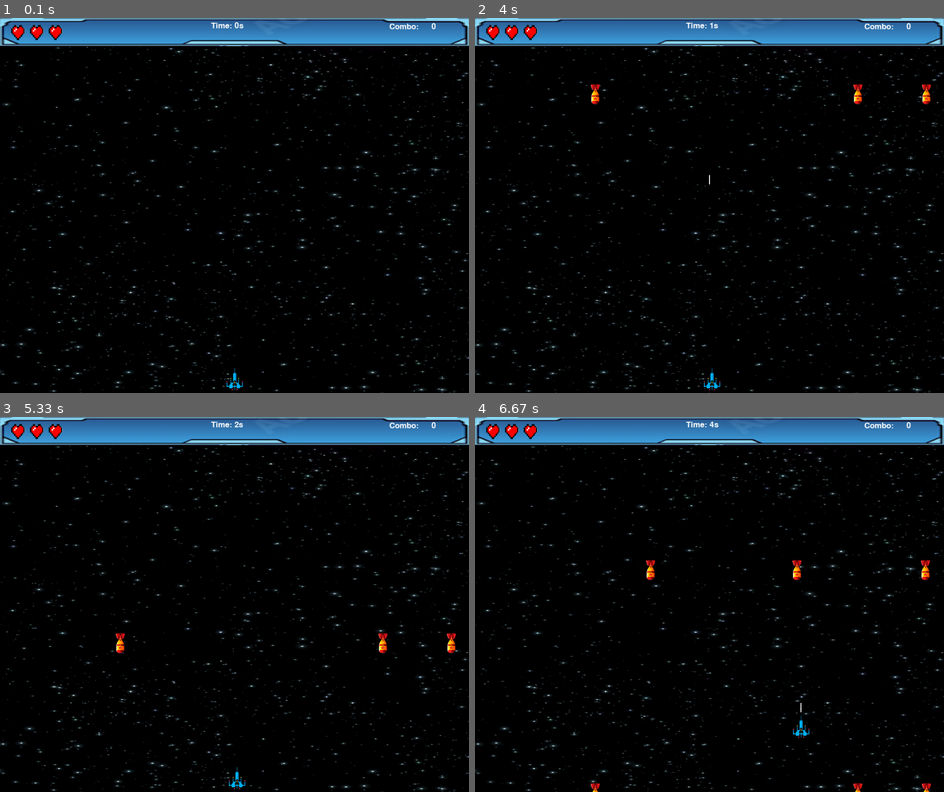
Above: before the commit, frames 1-4 (two rows, left to right).
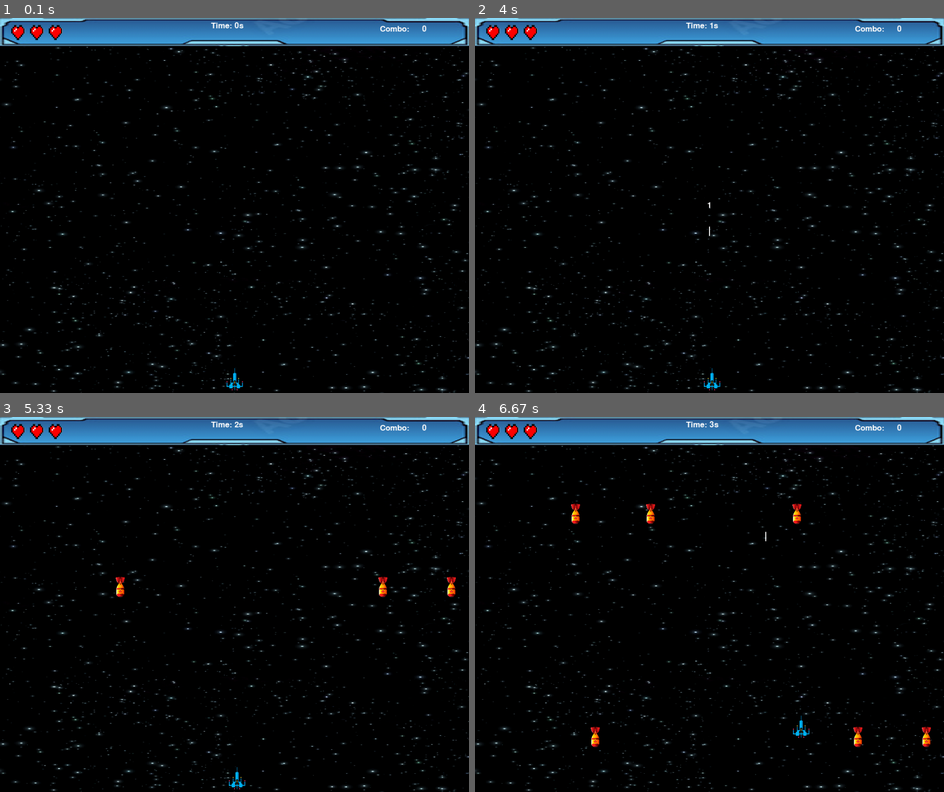
Above: after the commit, the same moments.

Repository: dimitar-st-atanasov/pygame_space_survivor
Game: pygame game, started from main.py
Two runs of this game, one before a commit and one after it. Both use one fixed random seed, a clock stepped at 60 frames per second and the inputs below.
Inputs:
- Up to frame 1 (0.1 s): no input
- Up to frame 2 (4 s): tap Space at 0.33, 0.73, 1.03, 1.23, 1.53 s; hold Esc 0.67-1.13 s; hold Right 0.67-1.13 s; hold P 1.17-1.63 s; hold Right 1.17-1.63 s
- Up to frame 3 (5.33 s): no input
- Up to frame 4 (6.67 s): hold Up 5.4-5.87 s; tap Space at 5.47, 5.77, 5.97, 6.27, 6.63 s; hold Right 5.9-6.53 s; hold Down from 6.57 s (still down)

The runs differ from the first frame. In frame 1, 0.1% of the frame differs, in the area x 81-93%, y 1-4%; in frame 2, 0.4%; in frame 3, 0.6%; in frame 4, 1.0%, in the area x 20-98%, y 1-100%.

Commit message:
Add sounds and generate missiles at least 2 * MISSILE_WIDTH from each other

Diff:
--- a/main.py
+++ b/main.py
@@ -2,6 +2,8 @@
 import time
 import random
 pygame.font.init()
+pygame.mixer.init()
+from pygame.locals import *
 
 # Screen dimensions
 WIDTH, HEIGHT = 1000, 800
@@ -32,7 +34,7 @@
 
 PLAYER_VEL = 5
 MISSILE_VEL = 4
-LASER_VEL = 10
+LASER_VEL = 15
 EXTRA_LIVE_HEART_VEL = 3
 
 MISSILE_WIDTH = 20
@@ -50,10 +52,59 @@
 play_again_text = FONT.render("Play again?", 1, "white")
 yes_text = FONT.render("Yes -> Press Enter", 1, "white")
 no_text = FONT.render("No -> Press Esc", 1, "white")
-pause_text = FONT.render("Pause -> Press 'P' or Esc to resume the game", 1, "white")
+pause_text = FONT.render("Pause -> Press 'P' to resume the game or Esc to quit", 1, "white")
 one_text = FONT.render("1", 1, "white")
 two_text = FONT.render("2", 1, "white")
 three_text = FONT.render("3", 1, "white")
+
+# Initialize mixer with enough channels
+pygame.mixer.set_num_channels(13)
+
+# Assign channels for different sounds
+SHOOT_SINGLE_CHANNEL = pygame.mixer.Channel(0)
+SHOOT_DOUBLE_CHANNEL = pygame.mixer.Channel(1)
+DESTROY_MISSILE_CHANNEL = pygame.mixer.Channel(2)
+GETTING_HIT_CHANNEL = pygame.mixer.Channel(3)
+COLLECT_HEART_CHANNEL = pygame.mixer.Channel(4)
+ACTIVATE_SHIELD_CHANNEL = pygame.mixer.Channel(5)
+DEACTIVATE_SHIELD_CHANNEL = pygame.mixer.Channel(6)
+COUNTDOWN_CHANNEL = pygame.mixer.Channel(7)
+COLLECT_POINTS_CHANNEL = pygame.mixer.Channel(8)
+GAME_OVER_CHANNEL = pygame.mixer.Channel(9)
+UPGRADE_CHANNEL = pygame.mixer.Channel(10)
+GENERATE_HEART_CHANNEL = pygame.mixer.Channel(10)
+MENU_SONG_CHANNEL = pygame.mixer.Channel(11)
+
+# Load Sounds
+shoot_single_sound = pygame.mixer.Sound("resources/sounds/shoot_single.mp3")
+shoot_double_sound = pygame.mixer.Sound("resources/sounds/shoot_double.mp3")
+destroy_missile_sound = pygame.mixer.Sound("resources/sounds/destroy_missile.wav")
+getting_hit_sound = pygame.mixer.Sound("resources/sounds/getting_hit.wav")
+collect_heart_sound = pygame.mixer.Sound("resources/sounds/collect_heart.mp3")
+activate_shield_sound = pygame.mixer.Sound("resources/sounds/activate_shield.wav")
+deactivate_shield_sound = pygame.mixer.Sound("resources/sounds/deactivate_shield.wav")
+countdown_sound = pygame.mixer.Sound("resources/sounds/countdown.wav")
+collect_points_sound = pygame.mixer.Sound("resources/sounds/collect_points.wav")
+game_over_sound = pygame.mixer.Sound("resources/sounds/game_over.wav")
+upgrade_sound = pygame.mixer.Sound("resources/sounds/upgrade.wav")
+generate_heart_sound = pygame.mixer.Sound("resources/sounds/generate_heart.wav")
+menu_song = pygame.mixer.Sound("resources/sounds/menu_song.wav")
+
+# Adjust Volume (Optional)
+shoot_single_sound.set_volume(0.2)
+shoot_double_sound.set_volume(0.2)
+destroy_missile_sound.set_volume(1.0)
+getting_hit_sound.set_volume(1.0)
+collect_heart_sound.set_volume(1.0)
+activate_shield_sound.set_volume(0.8)
+deactivate_shield_sound.set_volume(1.0)
+countdown_sound.set_volume(1.0)
+collect_points_sound.set_volume(0.7)
+game_over_sound.set_volume(1.0)
+upgrade_sound.set_volume(1.0)
+generate_heart_sound.set_volume(0.7)
+menu_song.set_volume(1.0)
+
 
 def draw(player, elapsed_time, missiles, lasers, live_hearts, hit, combo_missile_destroyed, shield_enabled, extra_live_hearts):
 
@@ -72,8 +123,8 @@
         show_destroyed_missiles_number_text = FONT.render(f"{combo_missile_destroyed}", 1, "green")
 
     show_destroyed_missiles_text = FONT.render(f"Combo:", 1, "white")
-    WIN.blit(show_destroyed_missiles_text, (830, 10))
-    WIN.blit(show_destroyed_missiles_number_text, (920, 10))
+    WIN.blit(show_destroyed_missiles_text, (810, 15))
+    WIN.blit(show_destroyed_missiles_number_text, (900, 15))
 
     # Render and display live hearts
     for i in range(live_hearts):
@@ -117,30 +168,22 @@
     pygame.display.update()
 
 
-def draw_last_hit(player, elapsed_time, live_hearts, extra_points):
+def draw_last_hit(player, elapsed_time):
     '''Draw last hit when showing "Game over" text.'''
 
     WIN.blit(TOOLBAR, (0, 0))
     WIN.blit(BG, (0, 61))
 
-    show_hits = FONT.render(f"Remaining lives:", 1, "white")
-    WIN.blit(show_hits, (25, 8))
-
-    for i in range(live_hearts):
-        WIN.blit(LIVE_HEART, (210 + i * 40, 10))
-
     time_text = FONT.render(f"Time: {round(elapsed_time)}s", 1, "white")
     WIN.blit(time_text, (450, 8))
 
-    show_destroyed_missiles = FONT.render(f"Destroyed missiles: {len(extra_points)}", 1, "white")
-    WIN.blit(show_destroyed_missiles, (700, 8))
-
     WIN.blit(HIT, (player.x, player.y - 20))
     WIN.blit(SPACESHIP, (player.x, player.y))
 
     pygame.display.update()
 
 def count_destroyed_missiles(last_minute, extra_points):
+
     if last_minute <= 1:
         extra_points.append("1")
     elif last_minute >= 2 and last_minute <= 4:
@@ -149,6 +192,7 @@
         extra_points.append("25")
 
 def main():
+
     global MISSILE_VEL
 
     run = True
@@ -164,6 +208,7 @@
 
     missile_add_increment = 2000 # Starting respawn time gap of falling missiles
     missile_count = 0
+    min_distance = MISSILE_WIDTH * 2
 
     lasers = []
     missiles = []
@@ -181,8 +226,9 @@
     shield_enabled = False
     extra_live_heart_enabled = False
     extra_live_hearts = []
-
-    last_minute_increment = 2
+    upgrade_enabled = False
+
+    last_minute_increment = 1
 
     while run:
         missile_count += clock.tick(60)
@@ -196,14 +242,22 @@
             last_minute = current_minute
 
         if missile_count > missile_add_increment:
+
             for _ in range(3):
-                missile_x = random.randint(0, WIDTH - MISSILE_WIDTH)
-                if missile_x < 10:
-                    missile_x = 10
-                elif missile_x > 975:
-                    missile_x = 975
-                missile = pygame.Rect(missile_x, 60, MISSILE_WIDTH, MISSILE_HEIGHT)
-                missiles.append(missile)
+                attempts = 0
+                while attempts < 100:
+                    missile_x = random.randint(0, WIDTH - MISSILE_WIDTH)
+                    # Extract x-coordinates from existing missiles for distance check
+                    existing_x_coords = [m.x for m in missiles]
+                    # Check if this missile is far enough from all existing missiles
+                    if all(abs(missile_x - existing_x) >= min_distance for existing_x in existing_x_coords):
+                        break
+                    attempts += 1
+                # If a valid position is found within the limit, create the missile
+                if attempts < 100:
+                    missile_x = max(10, min(missile_x, WIDTH - MISSILE_WIDTH - 10))
+                    missile = pygame.Rect(missile_x, 60, MISSILE_WIDTH, MISSILE_HEIGHT)
+                    missiles.append(missile)
 
             missile_add_increment = max(250, missile_add_increment - 30)
             missile_count = 0
@@ -222,24 +276,30 @@
             player.y += PLAYER_VEL
         if keys[pygame.K_SPACE]:
             current_time = time.time()
-            if helper == False:
-                if len(lasers) <= 0:
-                    laser = pygame.Rect(player.x + SPACESHIP_WIDTH // 2 - LASER_WIDTH // 2, player.y, LASER_WIDTH, LASER_HEIGHT)
-                    lasers.append(laser)
-            if helper == True and int(current_time) - int(last_shot_time) >= 0.3:
-                if len(lasers) <= 1:
-                    laser1 = pygame.Rect(player.x + SPACESHIP_WIDTH // 2 - LASER_WIDTH // 2 - 7, player.y, LASER_WIDTH, LASER_HEIGHT)
-                    lasers.append(laser1)
-                    laser2 = pygame.Rect(player.x + SPACESHIP_WIDTH // 2 - LASER_WIDTH // 2 + 7, player.y, LASER_WIDTH, LASER_HEIGHT)
-                    lasers.append(laser2)
-                    last_shot_time = current_time
+            if helper == False and ((len(lasers) <= 0 and current_time - last_shot_time >= 0.4) or current_time - last_shot_time >= 0.7):
+                laser = pygame.Rect(player.x + SPACESHIP_WIDTH // 2 - LASER_WIDTH // 2, player.y, LASER_WIDTH, LASER_HEIGHT)
+                SHOOT_SINGLE_CHANNEL.play(shoot_single_sound)
+                lasers.append(laser)
+                last_shot_time = current_time
+            if helper and ((len(lasers) <= 1 and current_time - last_shot_time >= 0.4) or current_time - last_shot_time >= 0.7):
+                laser1 = pygame.Rect(player.x + SPACESHIP_WIDTH // 2 - LASER_WIDTH // 2 - 7, player.y, LASER_WIDTH, LASER_HEIGHT)
+                lasers.append(laser1)
+                laser2 = pygame.Rect(player.x + SPACESHIP_WIDTH // 2 - LASER_WIDTH // 2 + 7, player.y, LASER_WIDTH, LASER_HEIGHT)
+                SHOOT_DOUBLE_CHANNEL.play(shoot_double_sound)
+                lasers.append(laser2)
+                last_shot_time = current_time
         if keys[pygame.K_ESCAPE] or keys[pygame.K_p]:
             pause = True
 
-        # Pause/unpause the game with "P" or ESC key
+        # Pause/unpause the game with "P" or ESC key to quit
         if pause:
             pause_start = time.time()
+            MENU_SONG_CHANNEL.play(menu_song, loops=-1)
             WIN.blit(pause_text, (WIDTH / 2 - pause_text.get_width() / 2, HEIGHT / 2 - pause_text.get_height() / 2))
+
+            # Clear the event queue before waiting for user input
+            pygame.event.get()
+
             pygame.display.update()
             while pause:
                 for event in pygame.event.get():
@@ -248,9 +308,16 @@
                         pause = False
                         break
 
-                    if event.type == pygame.KEYDOWN and (event.key == pygame.K_p or event.key == pygame.K_ESCAPE):
+                    if event.type == pygame.KEYDOWN and event.key == pygame.K_ESCAPE:
+                        run = False
+                        pause = False
+                        break
+
+                    if event.type == pygame.KEYDOWN and event.key == pygame.K_p:
+                        MENU_SONG_CHANNEL.stop()
                         pause = False
                         for _, text in zip(range(3, 0, -1), [three_text, two_text, one_text]):
+                            COUNTDOWN_CHANNEL.play(countdown_sound)
                             WIN.blit(BG, (0, 61))
                             WIN.blit(TOOLBAR, (0, 0))
                             draw(player, elapsed_time, missiles, lasers, live_hearts, hit, combo_missile_destroyed, shield_enabled, extra_live_hearts)
@@ -261,7 +328,7 @@
                         paused_time += time.time() - pause_start
                         break
 
-        # Generate falling missiles and remove them if hit spaceship
+        # Generate falling missiles and remove them if crash into spaceship
         for missile in missiles[:]:
             if current_minute > last_minute_increment:
                 MISSILE_VEL += 1
@@ -274,7 +341,9 @@
             elif missile.y + missile.height >= player.y and missile.colliderect(player):
                 if shield_enabled:
                     shield_enabled = False
+                    DEACTIVATE_SHIELD_CHANNEL.play(deactivate_shield_sound)
                 else:
+                    GETTING_HIT_CHANNEL.play(getting_hit_sound)
                     live_hearts -= 1
                     helper = False
                     hit = True
@@ -302,13 +371,21 @@
                     count_destroyed_missiles(last_minute, extra_points)
                     try:
                         missiles.remove(missile)
+                        DESTROY_MISSILE_CHANNEL.play(destroy_missile_sound)
                         combo_missile_destroyed += 1
                         if combo_missile_destroyed >= 15:
                             helper = True
+                            upgrade_enabled = True
+                        if combo_missile_destroyed == 15 and upgrade_enabled:
+                            upgrade_enabled = False
+                            UPGRADE_CHANNEL.play(upgrade_sound)
                         if combo_missile_destroyed >= 30:
-                            shield_enabled = True
+                            if not shield_enabled:
+                                shield_enabled = True
+                                ACTIVATE_SHIELD_CHANNEL.play(activate_shield_sound)
                         if combo_missile_destroyed % 50 == 0 and combo_missile_destroyed > 0:
                             extra_live_heart_enabled = True
+                            GENERATE_HEART_CHANNEL.play(generate_heart_sound)
 
                     except ValueError:
                         pass
@@ -333,6 +410,7 @@
                 extra_live_heart.x = WIDTH - extra_live_heart.width
             if player.colliderect(extra_live_heart):
                 extra_live_hearts.remove(extra_live_heart)
+                COLLECT_HEART_CHANNEL.play(collect_heart_sound)
                 if live_hearts < 5:
                     live_hearts += 1
                 extra_points.append("100")
@@ -340,10 +418,12 @@
 
         # Game Over
         if live_hearts == 0:
-            draw_last_hit(player, elapsed_time, live_hearts, extra_points)
+            pygame.time.delay(100)
+            draw_last_hit(player, elapsed_time)
             WIN.blit(lost_text, (WIDTH/2 - lost_text.get_width()/2, HEIGHT/2 - lost_text.get_height()/2))
             pygame.display.update()
-            pygame.time.delay(2500)
+            GAME_OVER_CHANNEL.play(game_over_sound)
+            pygame.time.delay(5000)
 
             for point in extra_points:
                 total_extra_points += int(point)
@@ -355,6 +435,7 @@
                 # To center the text according the length of the string text + total_extra_points
                 total_points_text = FONT.render(f"Total points: {total_extra_points}", 1, "white")
                 WIN.blit(total_points_text, (WIDTH / 2 - len(str(total_extra_points)) * 10 - points_text.get_width() / 2, HEIGHT / 2 - points_text.get_height() / 2))
+                COLLECT_POINTS_CHANNEL.play(collect_points_sound)
                 pygame.display.update()
                 pygame.time.delay(10)
 
@@ -374,6 +455,7 @@
                 WIN.blit(no_text, (WIDTH/2 - no_text.get_width()/2, HEIGHT/2 - no_text.get_height()/2 + 180 - up_rising))
                 pygame.display.update()
 
+            MENU_SONG_CHANNEL.play(menu_song, loops=-1)
             given_answer = False
             while not given_answer:
                 for event in pygame.event.get():
@@ -385,6 +467,7 @@
                     if event.type == pygame.KEYDOWN:
                         if event.key == pygame.K_RETURN:
                             given_answer = True
+                            MENU_SONG_CHANNEL.stop()
                             main()
                         elif event.key == pygame.K_ESCAPE:
                             given_answer = True
Not shown, added: resources/sounds/activate_shield.wav
Not shown, added: resources/sounds/collect_heart.mp3
Not shown, added: resources/sounds/collect_points.wav
Not shown, added: resources/sounds/countdown.wav
Not shown, added: resources/sounds/deactivate_shield.wav
Not shown, added: resources/sounds/destroy_missile.wav
Not shown, added: resources/sounds/game_over.wav
Not shown, added: resources/sounds/generate_heart.wav
Not shown, added: resources/sounds/getting_hit.wav
Not shown, added: resources/sounds/menu_song.wav
Not shown, added: resources/sounds/shoot_double.mp3
Not shown, added: resources/sounds/shoot_single.mp3
(and 1 more such lines)
